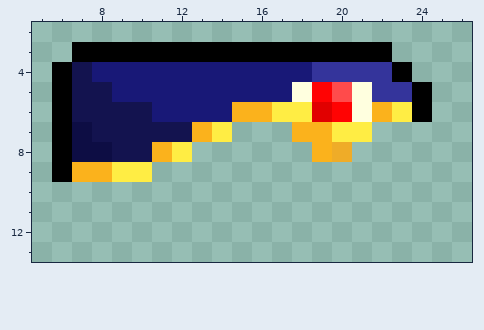
A pixel-art sprite gets an edit: api/static/hat/vaati.png. Above, as it was before the edit.
The file is 512x512 pixels, drawn in blocks of 16x16; one block is one cell here. Shown: x 5..26, y 2..13.
Now the later version:
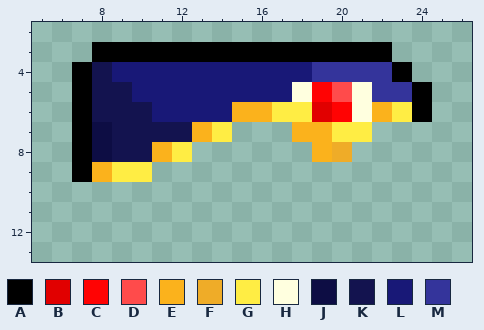
Palette (. is transparent): A #000000  B #e10000  C #ff0303  D #ff4b4b  E #fbb21c  F #efac28  G #ffed44  H #ffffdf  J #0d0d44  K #13134f  L #181877  M #34349b
From old to new:
@@ x 5..11 @@
  2 .......
- 3 ..AAAAA
- 4 .AKLLLL
- 5 .AKKLLL
- 6 .AKKKKL
- 7 .AJKKKK
- 8 .AJJKKE
- 9 .AEEGG.
+ 3 ...AAAA
+ 4 ..AKLLL
+ 5 ..AKKLL
+ 6 ..AKKKL
+ 7 ..AJKKK
+ 8 ..AJKKE
+ 9 ..AEGG.
 10 .......
